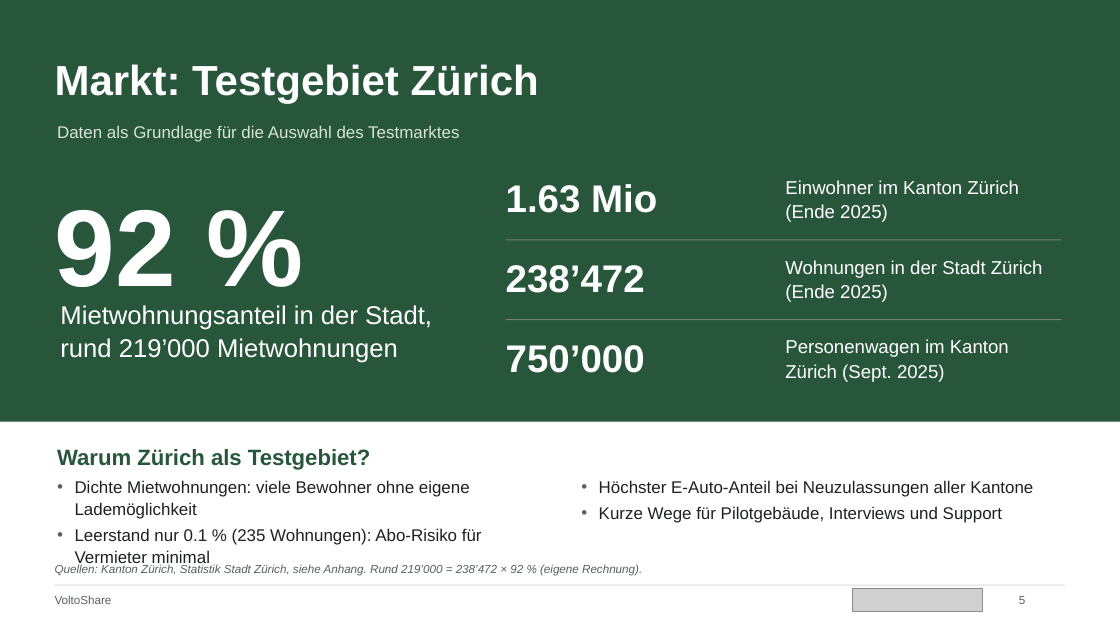
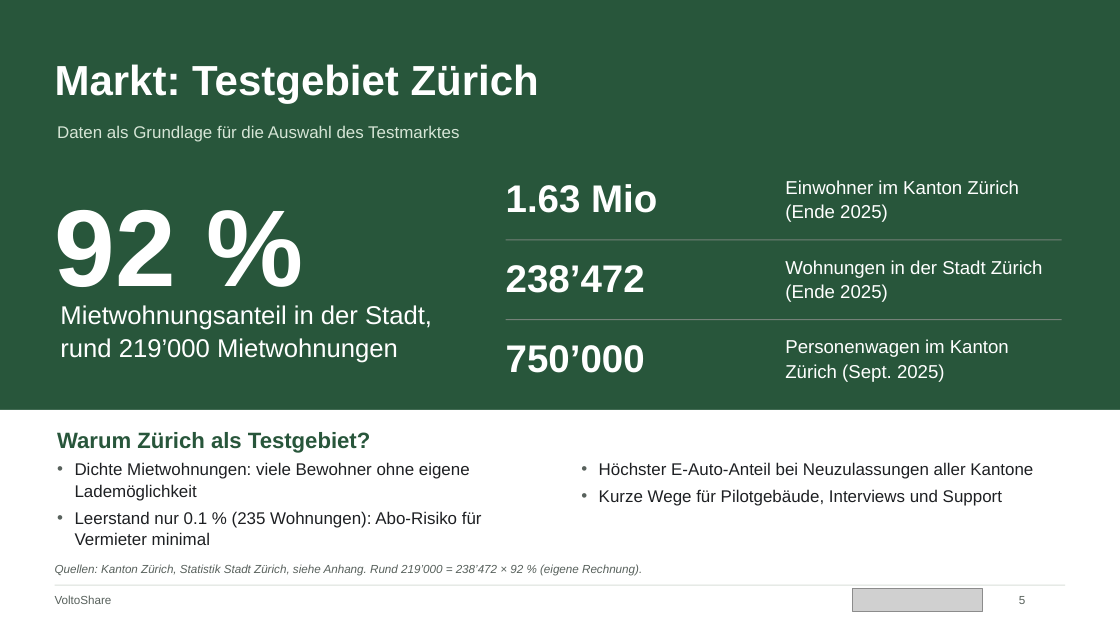
Before and after one commit to Mclement197/Economics-of-electromobility, a slide deck: slide 5 of sites/website/downloads/VoltoShare-Praesentation.pptx. Drawn at 1120x630 pixels with LibreOffice and Linux fonts; fonts in the diff are those of the drawing; grey boxes stand for pictures. Boxes give left, top, right and bottom in pixels: in the first picture for what was removed or moved away, otherwise in the second. Text is boxed around its words. In the diff, an @@ line names an element or a change of style, - is before the commit and + after.

```diff
--- a/sites/website/downloads/VoltoShare-Praesentation.pptx
+++ b/sites/website/downloads/VoltoShare-Praesentation.pptx
@@ rectangle: place and size @@
-rectangle at (0,422,1120,630)
+rectangle at (0,410,1120,630)
@@ text "Warum Zürich als Testgebiet?": place and size @@
-text "Warum Zürich als Testgebiet?" at (57,449,370,470)
+text "Warum Zürich als Testgebiet?" at (57,432,370,453)
@@ text "Dichte Mietwohnungen: viele Bewohner ohne ..." rewrapped from (75,480,482,567) to (75,462,482,545) @@
@@ text "Höchster E-Auto-Anteil bei Neuzulassungen aller ...": place and size @@
-text "Höchster E-Auto-Anteil bei Neuzulassungen aller ..." at (599,480,1033,523)
+text "Höchster E-Auto-Anteil bei Neuzulassungen aller ..." at (599,462,1033,506)
```
Also in this commit, not shown: 3 other slides changed, 56 other files.
